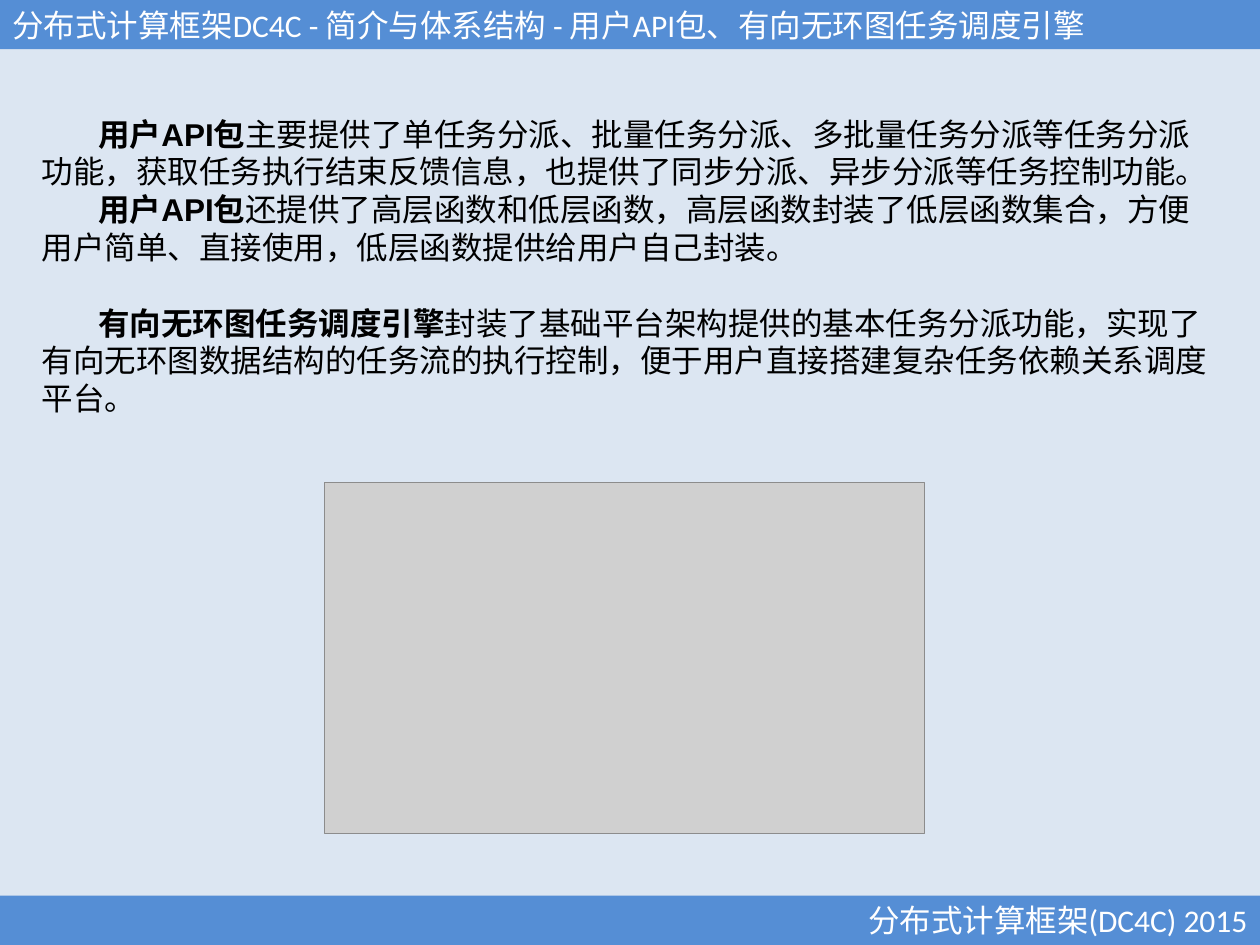
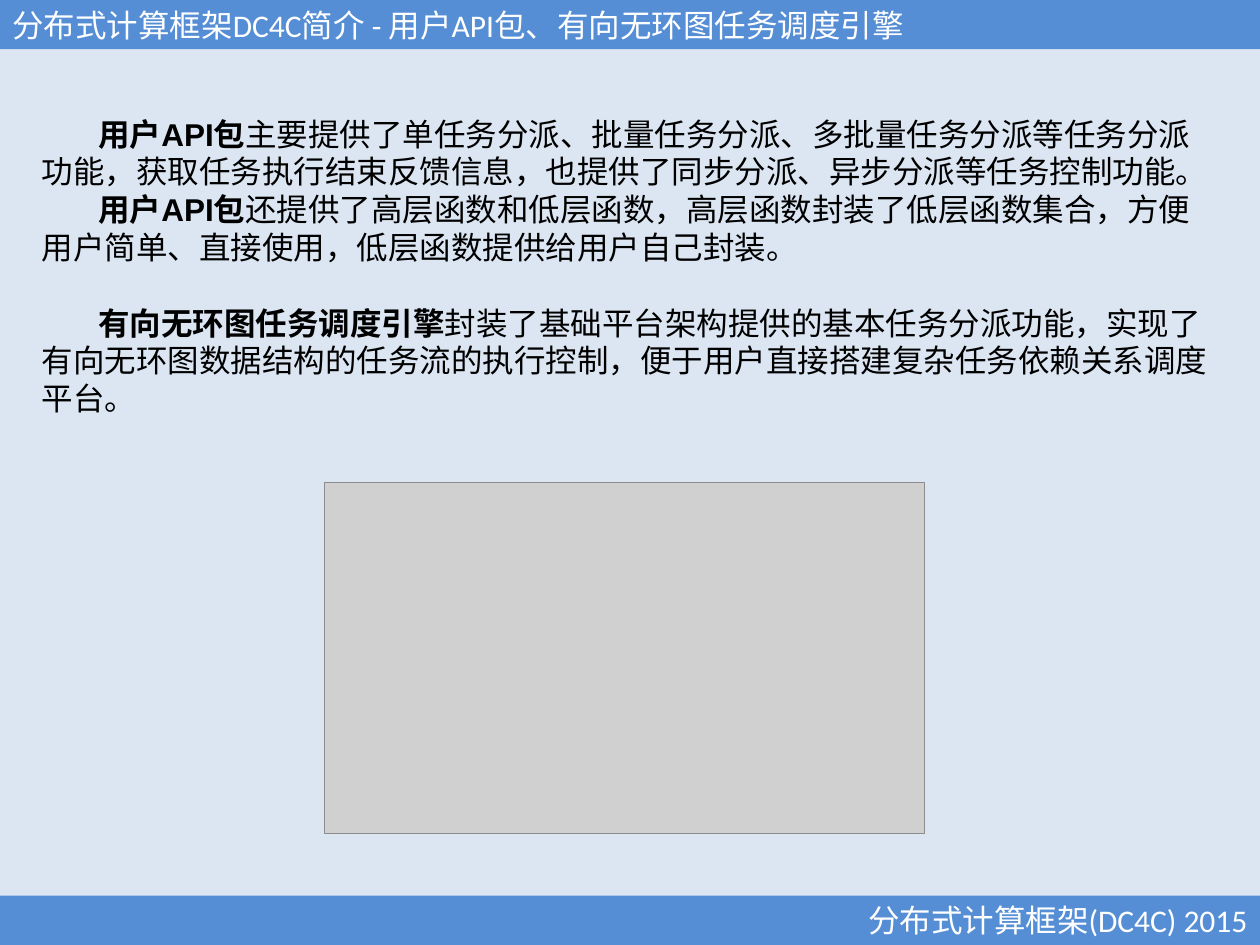
Before and after one commit to xubingyue/dc4c, a slide deck: slide 7 of doc/DC4C.ppt. Drawn at 1260x945 pixels with LibreOffice and Linux fonts; fonts in the diff are those of the drawing; grey boxes stand for pictures. Boxes give left, top, right and bottom in pixels: in the first picture for what was removed or moved away, otherwise in the second. Text is boxed around its words. In the diff, an @@ line names an element or a change of style, - is before the commit and + after.

```diff
--- a/doc/DC4C.ppt
+++ b/doc/DC4C.ppt
@@ text in rectangle at (12, 10, 904, 40): text changed @@
-分布式计算框架DC4C - 简介与体系结构 - 用户API包、有向无环图任务调度引擎
+分布式计算框架DC4C简介 - 用户API包、有向无环图任务调度引擎
```
Also in this commit, not shown: 13 other slides changed, 4 slides added, 41 other files.
